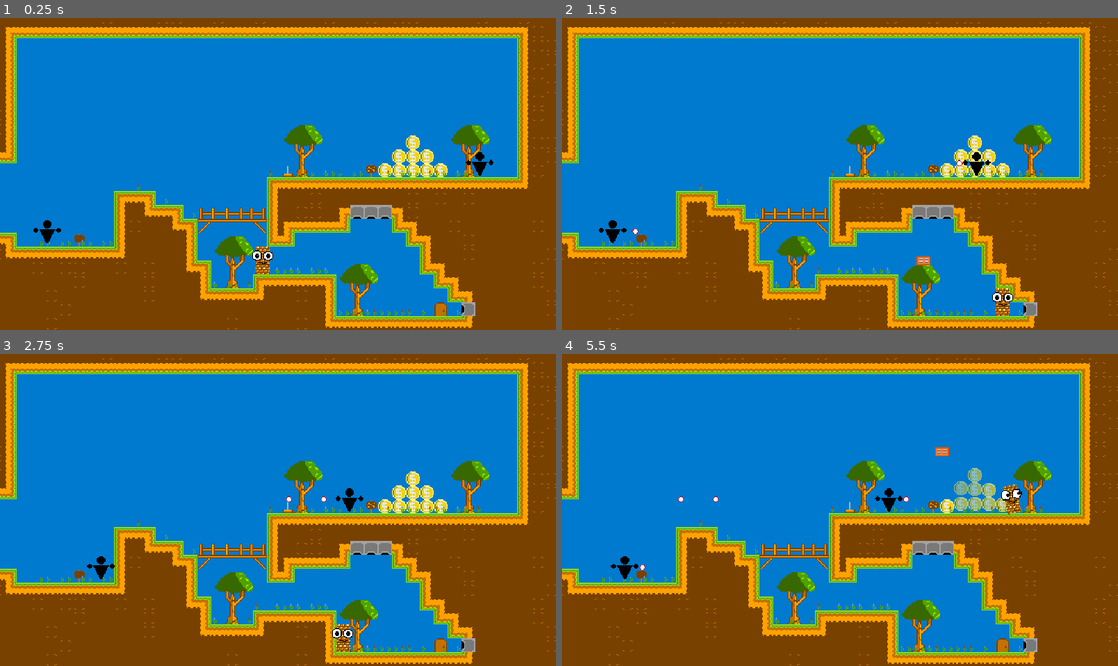
Above: before the commit, frames 1-4 (two rows, left to right).
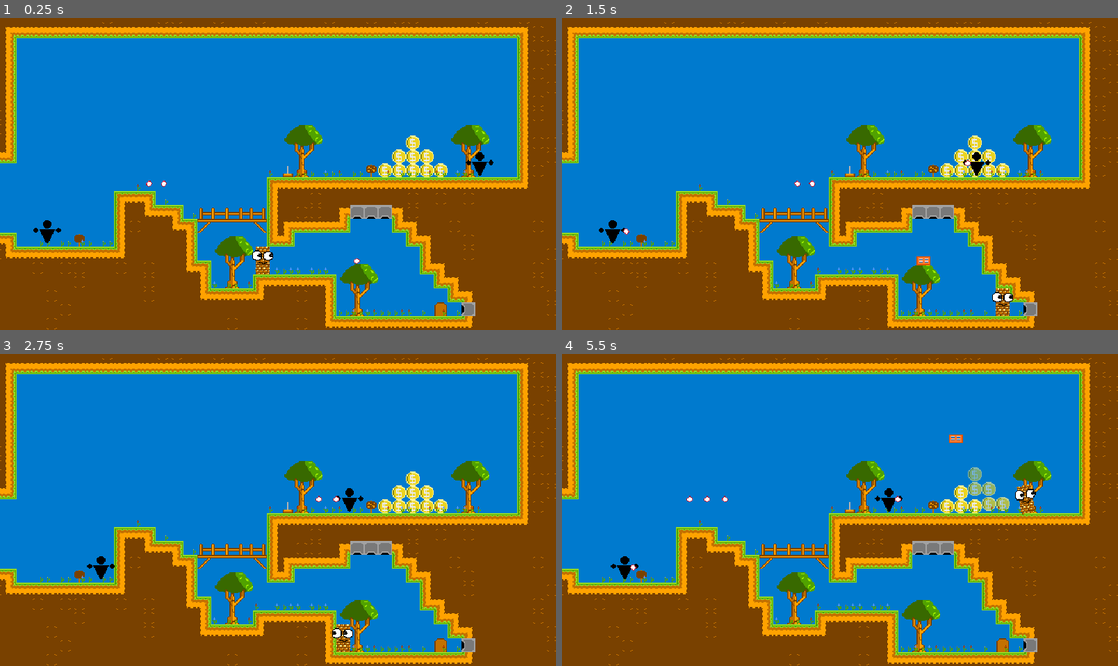
Above: after the commit, the same moments.

Repository: GKaszewski/ppc_v2
Game: Godot game, scene res://scenes/test.tscn
Two runs of this game, one before a commit and one after it. Both use one fixed random seed, a clock stepped at 60 frames per second and the inputs below.
Inputs:
- Up to frame 1 (0.25 s): no input
- Up to frame 2 (1.5 s): hold Space (attack) 0.53-1.28 s; hold D (right) from 0.53 s (still down); tap W (jump) at 0.77 s; tap Space (attack) at 1.35 s
- Up to frame 3 (2.75 s): tap W (jump) at 1.52 s; release D (right) at 2.03 s; hold A (left) from 2.03 s (still down); hold Space (attack) from 2.03 s (still down)
- Up to frame 4 (5.5 s): release Space (attack) at 2.78 s; tap Space (attack) at 2.85, 4.35 s; tap W (jump) at 3.02, 3.77, 4.52 s; hold Space (attack) 3.53-4.28 s; release A (left) at 4.28 s; hold D (right) from 4.28 s (still down); hold Space (attack) from 5.03 s (still down)

The runs differ from the first frame. In frame 1, less than 0.1% of the frame differs, in the area x 26-65%, y 52-79%; in frame 2, 0.1%; in frame 3, less than 0.1%; in frame 4, 1.1%, in the area x 12-86%, y 25-70%.

Commit message:
Fix brick throwing, add enemy death

Diff:
--- a/objects/brick.tscn
+++ b/objects/brick.tscn
@@ -9,7 +9,7 @@
 
 [node name="Brick" type="Area2D"]
 collision_layer = 16
-collision_mask = 11
+collision_mask = 9
 
 [node name="CollisionShape2D" type="CollisionShape2D" parent="."]
 shape = SubResource("RectangleShape2D_ar0xf")
--- a/objects/bullet.tscn
+++ b/objects/bullet.tscn
@@ -32,7 +32,7 @@
 [node name="BulletComponent" type="Node2D" parent="." node_paths=PackedStringArray("root", "area2d", "visibility_notifier", "timer")]
 script = ExtResource("3_keogl")
 root = NodePath("..")
-speed = 100.0
+speed = 80.0
 area2d = NodePath("..")
 visibility_notifier = NodePath("../VisibleOnScreenNotifier2D")
 timer = NodePath("../Timer")
--- a/objects/enemy.tscn
+++ b/objects/enemy.tscn
@@ -1,10 +1,11 @@
-[gd_scene load_steps=8 format=3 uid="uid://bwdlmualj6xbw"]
+[gd_scene load_steps=9 format=3 uid="uid://bwdlmualj6xbw"]
 
 [ext_resource type="Texture2D" uid="uid://xes6mt2dd5gu" path="res://sprites/robot_cutout.png" id="1_uh38l"]
 [ext_resource type="Script" path="res://scripts/components/health.gd" id="2_o170m"]
 [ext_resource type="Script" path="res://scripts/components/damage.gd" id="3_8jl3u"]
 [ext_resource type="Script" path="res://scripts/components/side_to_side_movement.gd" id="4_gbsq8"]
 [ext_resource type="Script" path="res://scripts/components/periodic_shooting.gd" id="5_m03v0"]
+[ext_resource type="Script" path="res://scripts/components/enemy_death.gd" id="6_6p3gr"]
 
 [sub_resource type="RectangleShape2D" id="RectangleShape2D_pwwji"]
 size = Vector2(18, 27)
@@ -43,6 +44,13 @@
 side_to_side_movement = NodePath("../SideToSideMovement")
 root = NodePath("..")
 
+[node name="EnemyDeathComponent" type="Node" parent="." node_paths=PackedStringArray("root", "collision_shape_2d", "health_component")]
+script = ExtResource("6_6p3gr")
+root = NodePath("..")
+tween_duration = 0.1
+collision_shape_2d = NodePath("../Hitbox/CollisionShape2D")
+health_component = NodePath("../HealthComponent")
+
 [node name="Hitbox" type="Area2D" parent="."]
 collision_layer = 8
 collision_mask = 20
--- a/project.godot
+++ b/project.godot
@@ -84,6 +84,10 @@
 2d_physics/layer_4="Enemy"
 2d_physics/layer_5="player projectiles"
 
+[physics]
+
+2d/physics_engine="GodotPhysics2D"
+
 [rendering]
 
 textures/canvas_textures/default_texture_filter=0
--- a/scenes/test.tscn
+++ b/scenes/test.tscn
@@ -7,6 +7,7 @@
 [ext_resource type="PackedScene" uid="uid://bqi5s710xb1ju" path="res://objects/brick_player.tscn" id="4_hetw8"]
 [ext_resource type="PackedScene" uid="uid://ct8fim6mduyl3" path="res://objects/collapsing_bridge.tscn" id="6_84ckv"]
 [ext_resource type="PackedScene" uid="uid://bwdlmualj6xbw" path="res://objects/enemy.tscn" id="7_qgddg"]
+[ext_resource type="PackedScene" uid="uid://bhc7y4xugu4q7" path="res://objects/bullet.tscn" id="8_c68mx"]
 
 [sub_resource type="Gradient" id="Gradient_anvhr"]
 offsets = PackedFloat32Array(1)
@@ -422,3 +423,12 @@
 
 [node name="Enemy2" parent="." instance=ExtResource("7_qgddg")]
 position = Vector2(-14, -34)
+
+[node name="Bullet" parent="." instance=ExtResource("8_c68mx")]
+position = Vector2(68, -89)
+
+[node name="Bullet2" parent="." instance=ExtResource("8_c68mx")]
+position = Vector2(85, -89)
+
+[node name="Bullet3" parent="." instance=ExtResource("8_c68mx")]
+position = Vector2(307, 0)
--- a/scripts/components/brick_throw.gd
+++ b/scripts/components/brick_throw.gd
@@ -32,7 +32,7 @@
 	var brick_instance: Node2D = brick_scene.instantiate()
 	var brick: BulletComponent = brick_instance.get_node("BulletComponent")
 	brick_instance.position = player_controller.position
-	brick.direction = Vector2.RIGHT if player_controller.velocity.x >= 0.0 else Vector2.LEFT
+	brick.direction = player_controller.last_direction
 	get_tree().current_scene.add_child(brick_instance)
 
 	can_throw = false
--- a/scripts/components/bullet.gd
+++ b/scripts/components/bullet.gd
@@ -14,6 +14,7 @@
 	root = get_parent()
 	visibility_notifier.screen_exited.connect(_on_screen_exited)
 	area2d.body_entered.connect(on_area2d_body_entered)
+	area2d.area_entered.connect(on_area2d_area_entered)
 
 	timer.wait_time = life_time
 	timer.timeout.connect(on_timer_timeout)
@@ -31,5 +32,9 @@
 	root.queue_free()
 
 
+func on_area2d_area_entered(_area: Area2D) -> void:
+	root.queue_free()
+
+
 func on_timer_timeout() -> void:
 	root.queue_free()
--- /dev/null
+++ b/scripts/components/enemy_death.gd
@@ -0,0 +1,28 @@
+class_name EnemyDeathComponent
+extends Node
+
+@export var root: Node2D
+@export var tween_duration: float = 0.5
+@export var collision_shape_2d: CollisionShape2D
+@export var health_component: HealthComponent
+
+func _ready() -> void:
+	if not collision_shape_2d:
+		printerr("No CollisionShape2D assigned!")
+		return
+	if not health_component:
+		printerr("No HealthComponent assigned!")
+		return
+
+	health_component.on_death.connect(_on_health_component_on_death)
+
+func _on_health_component_on_death() -> void:
+	call_deferred("die")
+
+
+func die() -> void:
+	collision_shape_2d.disabled = true
+	var tween := create_tween()
+	tween.tween_property(root, "scale", Vector2(0, 0), tween_duration)
+	await (tween.finished)
+	root.queue_free()
--- a/scripts/components/flip_player.gd
+++ b/scripts/components/flip_player.gd
@@ -6,7 +6,7 @@
 @export var player_controller: PlayerController
 
 func _process(_delta: float) -> void:
-	var velocity = player_controller.velocity
+	var velocity := player_controller.last_direction
 	if velocity.x < 0:
 		eye_left.frame = 1
 		eye_right.frame = 1
--- a/scripts/player.gd
+++ b/scripts/player.gd
@@ -4,6 +4,7 @@
 @export var speed: float = 300.0
 
 var gravity = ProjectSettings.get_setting("physics/2d/default_gravity")
+var last_direction: Vector2 = Vector2.RIGHT
 
 @onready var root = $Root
 @onready var coyote_timer: Timer = $CoyoteTimer
@@ -52,7 +53,10 @@
 	if Input.is_action_just_pressed("down"):
 		position.y += 1
 
-	var direction = Input.get_axis("left", "right")
+	var direction := Input.get_axis("left", "right")
+	if direction != 0:
+		last_direction = handle_direction(direction)
+
 	if direction:
 		velocity.x = direction * speed
 	else:
@@ -69,3 +73,11 @@
 
 func on_coyote_timer_timeout():
 	coyote_mode = false
+
+
+func handle_direction(input_dir: float) -> Vector2:
+	if input_dir > 0:
+		return Vector2.RIGHT
+	elif input_dir < 0:
+		return Vector2.LEFT
+	return last_direction
Not shown, added: addons/godot-rapier2d/Fluid2D.svg
Not shown, added: addons/godot-rapier2d/Fluid2D.svg.import
Not shown, added: addons/godot-rapier2d/Radial2D.svg
Not shown, added: addons/godot-rapier2d/Radial2D.svg.import
Not shown, added: addons/godot-rapier2d/THIRDPARTY.txt
Not shown, added: addons/godot-rapier2d/circle_mesh.tres
Not shown, added: addons/godot-rapier2d/faucet_2d.gd
Not shown, added: addons/godot-rapier2d/fluid_2d_circle.gd
Not shown, added: addons/godot-rapier2d/fluid_2d_rectangle.gd
Not shown, added: addons/godot-rapier2d/fluid_2d_renderer.gd
Not shown, added: addons/godot-rapier2d/fluid_2d_shader_renderer.gd
Binary file added: addons/godot-rapier2d/logo_square_2d.png
(and 23 more such lines)
